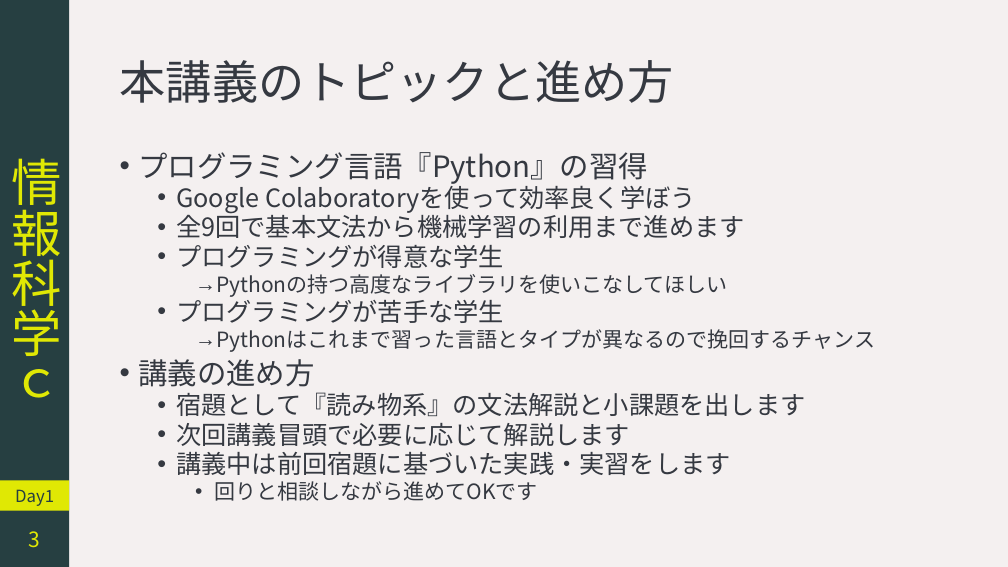
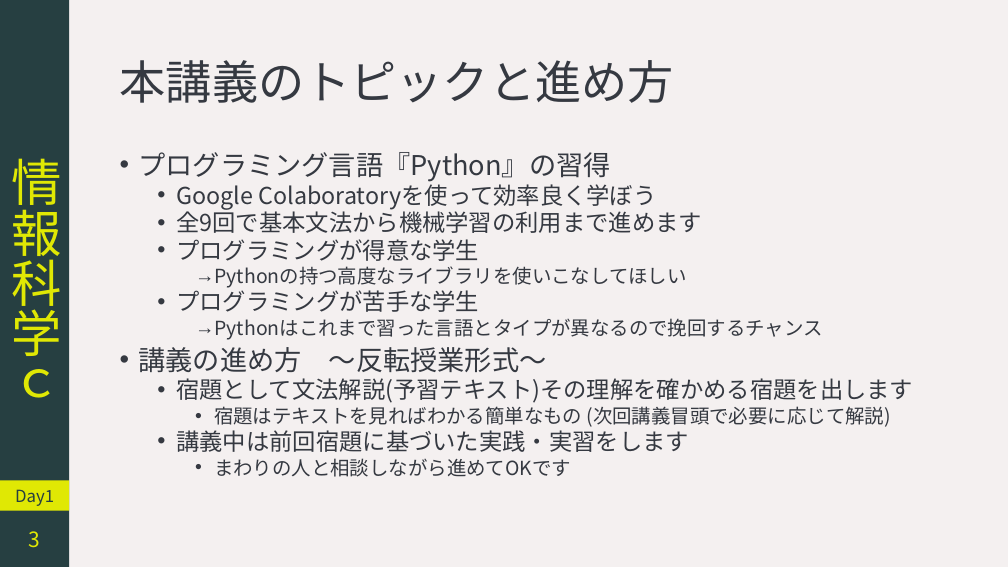
Before and after one commit to YokoyamaLab/PythonBasics, a slide deck: slide 3 of slides/computerScience_day1.pptx. Drawn at 1008x567 pixels with LibreOffice and Linux fonts; fonts in the diff are those of the drawing. Boxes give left, top, right and bottom in pixels: in the first picture for what was removed or moved away, otherwise in the second. Text is boxed around its words. In the diff, an @@ line names an element or a change of style, - is before the commit and + after.

```diff
--- a/slides/computerScience_day1.pptx
+++ b/slides/computerScience_day1.pptx
@@ text at bbox=[139, 152, 823, 452]: size 28 to 25.9 pt in "プログラミング言語『Python』の習得"; size 24 to 22.2 pt in "Google Colaboratoryを使って効率良く学ぼう", "全9回で基本文法から機械学習の利用まで進めます", "プログラミングが得意な学生", "プログラミングが苦手な学生" and 1 more places; size 20 to 18.5 pt in "Pythonの持つ高度なライブラリを使いこなしてほしい", "Pythonはこれまで習った言語とタイプが異なるので挽回するチャンス" @@
@@ text at bbox=[139, 347, 913, 427]: text changed; size 24 to 18.5 pt @@
-• 講義の進め方
-  • 宿題として『読み物系』の文法解説と小課題を出します
-  • 次回講義冒頭で必要に応じて解説します
+• 講義の進め方 ～反転授業形式～
+  • 宿題として文法解説(予習テキスト)その理解を確かめる宿題を出します
+    • 宿題はテキストを見ればわかる簡単なもの (次回講義冒頭で必要に応じて解説)
@@ text at bbox=[214, 458, 571, 477]: text changed; size 20 to 18.5 pt @@
-    • 回りと相談しながら進めてOKです
+    • まわりの人と相談しながら進めてOKです
```
Also in this commit, not shown: 7 other slides changed, 1 slide added.
